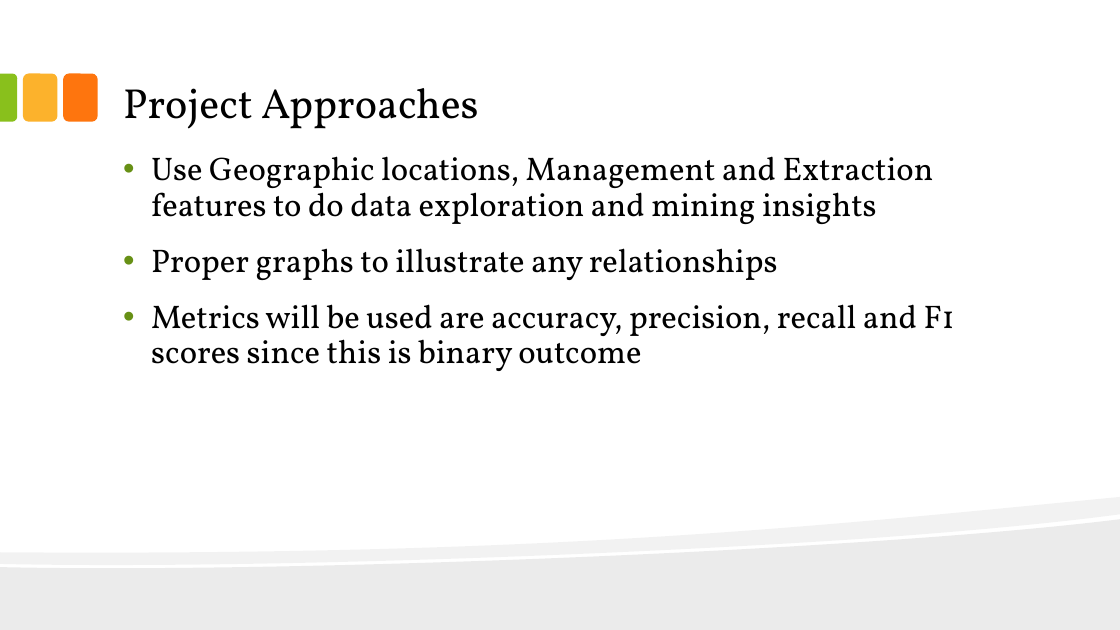
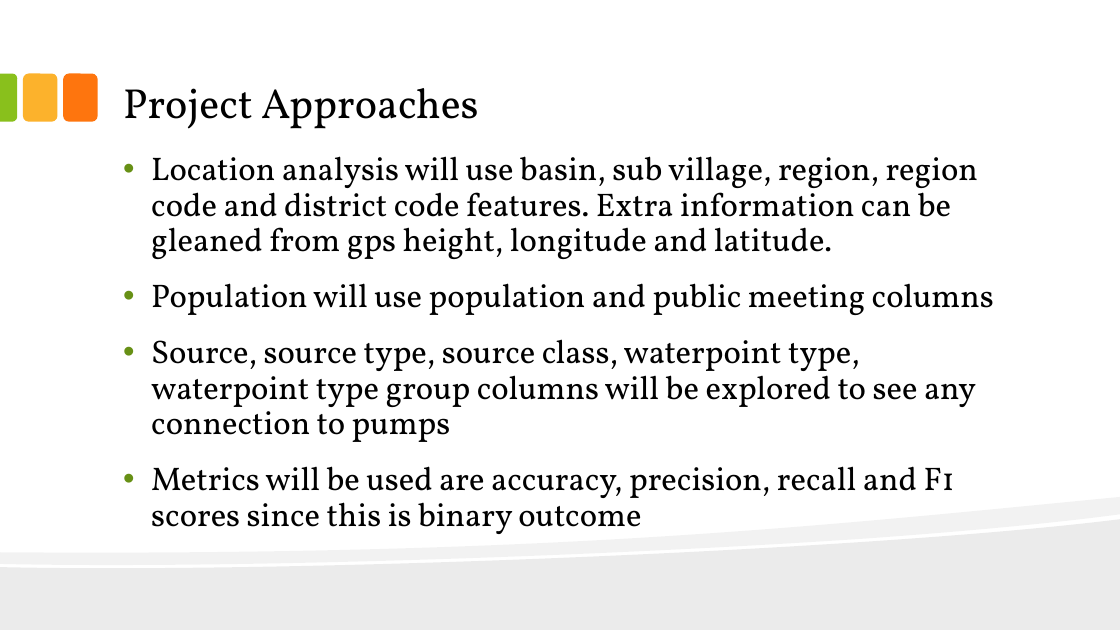
Before and after one commit to dennislamcv1/UCDAVISSQL, a slide deck: slide 5 of SQL for Data Science Capstone Project/Waterpump.pptx. Drawn at 1120x630 pixels with LibreOffice and Linux fonts; fonts in the diff are those of the drawing. Boxes give left, top, right and bottom in pixels: in the first picture for what was removed or moved away, otherwise in the second. Text is boxed around its words. In the diff, an @@ line names an element or a change of style, - is before the commit and + after.

```diff
--- a/SQL for Data Science Capstone Project/Waterpump.pptx
+++ b/SQL for Data Science Capstone Project/Waterpump.pptx
@@ text at (x1=151, y1=156, x2=994, y2=442): text changed @@
-• Use Geographic locations, Management and Extraction features to do data exploration and mining insights
-• Proper graphs to illustrate any relationships
+• Location analysis will use basin, sub village, region, region code and district code features. Extra information can be gleaned from gps height, longitude and latitude.
+• Population will use population and public meeting columns
+• Source, source type, source class, waterpoint type, waterpoint type group columns will be explored to see any connection to pumps
```
Also in this commit, not shown: 9 other slides changed, 1 other file.
